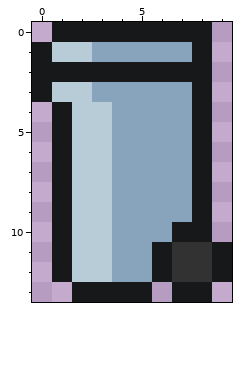
Edited in one commit: pixel-art file (assets/raster/trash-bin-white-10x14.aseprite). The picture above was drawn from the file before the commit.
10x14 pixels, 1 frame.
And afterwards:
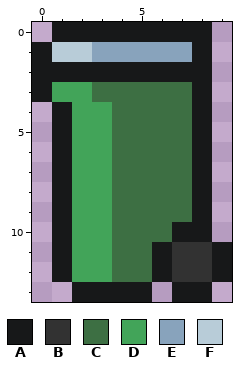
Palette (. is transparent): A #171819  B #323232  C #3d6f43  D #42a459  E #88a3bc  F #b8ccd8
Diff:
Changed rows in their new state; - is an unchanged pixel.
Layer "Layer 4":
first column x 1:
 3 DDCCCCC
 4 -DDCCCC
 5 -DDCCCC
 6 -DDCCCC
 7 -DDCCCC
 8 -DDCCCC
 9 -DDCCCC
10 -DDCCC-
11 -DDCC--
12 -DDCC--
Boxes around the changes in both pictures, in picture pixels (x1, y1, x2, y2):
changed: (52, 82, 192, 282)
